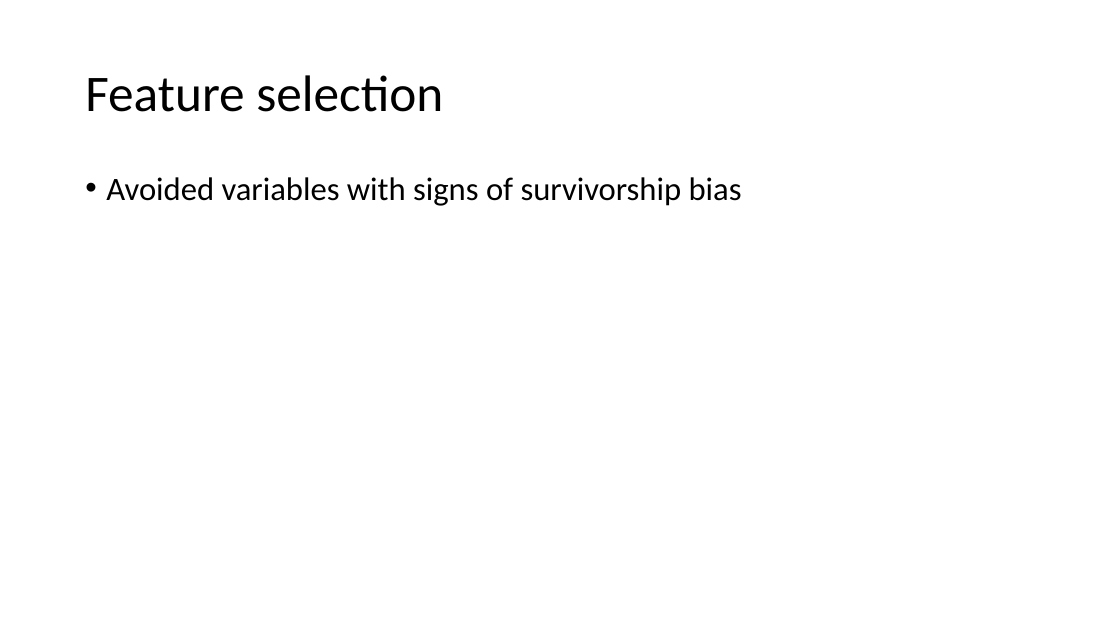
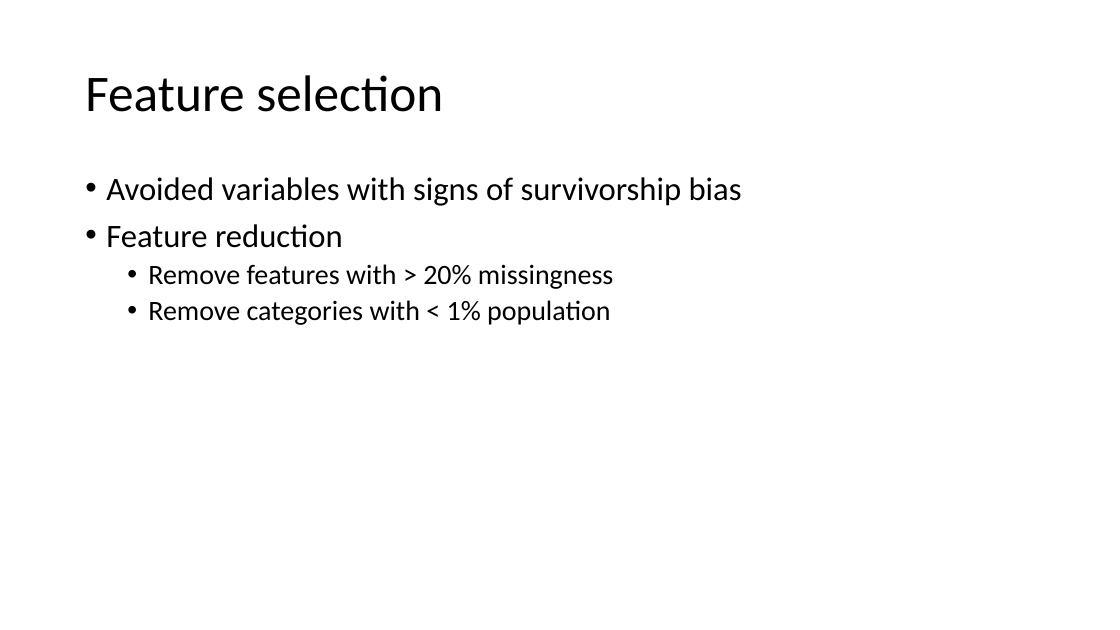
Before and after one commit to TheErdosInstitute-Summer2025-Project/aviation-project, a slide deck: slide 6 of checkpoints/presentation.pptx (slide 5 before the commit). Drawn at 1120x630 pixels with LibreOffice and Linux fonts; fonts in the diff are those of the drawing. Boxes give left, top, right and bottom in pixels: in the first picture for what was removed or moved away, otherwise in the second. Text is boxed around its words. In the diff, an @@ line names an element or a change of style, - is before the commit and + after.

Commit message:
Update presentation

```diff
--- a/checkpoints/presentation.pptx
+++ b/checkpoints/presentation.pptx
@@ text at bbox=[106, 224, 613, 325]: paragraphs added @@
+• Feature reduction
+  • Remove features with > 20% missingness
+  • Remove categories with < 1% population
```
Also in this commit, not shown: 2 other slides changed, 2 slides added.
